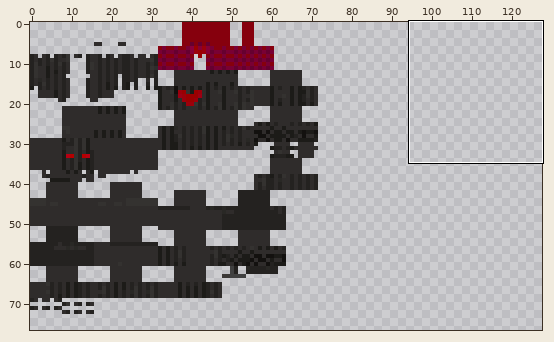
Sprite sheet: common/src/main/resources/assets/roundabout/textures/stand/walking_heart/gothic.png. The picture above shows the old version from afar; the outline marks the close-up.
Close-up. Before the edit:
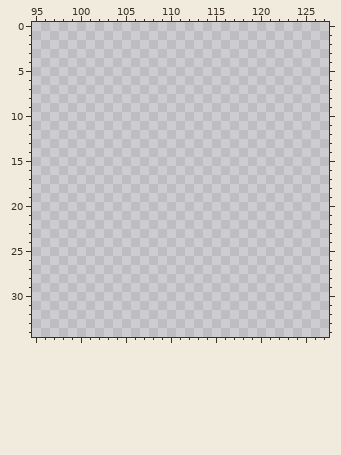
The file is 128x128 pixels. Pixels under 10% opacity are left out. Colours within 5 levels of each other are drawn and written as one. Shown: x 95..127, y 0..34. The wide view leaves out empty margins.
Palette (. is transparent): 
And afterwards:
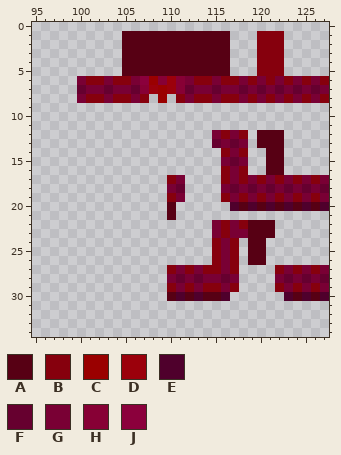
Colours new in this view: A #570014  B #86000d  C #9a0000  D #9b000b  E #4f002c  F #66002f  G #790034  H #870035  J #8b003c
Difference:
The author put colour A in rows 1 to 5 at x 105 to 116; in rows 12 to 13 at x 120 to 122; in rows 14 to 16 at x 121 to 122; in row 20 at x 110, 118, 120, 122, 124 and 126; in row 21 at x 110; in rows 22 to 23 at x 119 to 121.
The author put colour A in rows 24 to 26 at x 119 to 120; in row 30 at x 110, 112, 114 to 115, 124 and 126.
The author put colour B in rows 1 to 5 at x 120 to 122; in row 6 at x 101 to 102, 104 to 105, 113 to 114, 116 to 117, 119, 121, 123, 125 and 127; in row 8 at x 101 to 102, 104 to 105, 107, 111, 113 to 114, 116 to 117, 119, 121, 123, 125 and 127; in row 12 at x 116 and 118; in row 14 at x 116 and 118; in row 16 at x 116 and 118.
The author put colour B in row 17 at x 110, 116, 118, 120, 122, 124 and 126; in row 19 at x 110, 116, 118, 120, 122, 124 and 126; in row 22 at x 116 and 118; in row 23 at x 116; in rows 24 to 26 at x 115 and 117; in row 27 at x 110, 112, 114 to 115, 117, 122, 124 and 126.
The author put colour B in row 29 at x 110, 112, 114 to 115, 117, 122, 124 and 126.
The author put colour C in row 6 at x 108; in rows 7 to 8 at x 109.
The author put colour D in row 6 at x 110; in row 7 at x 108 and 110.
The author put colour E in row 20 at x 117, 119, 121, 123, 125 and 127; in row 30 at x 111, 113, 116, 123, 125 and 127.
The author put colour F in row 7 at x 100, 103, 106, 112, 115, 118, 120, 122, 124 and 126; in row 13 at x 115 and 117; in row 15 at x 117; in row 18 at x 111, 117, 119, 121, 123, 125 and 127; in row 28 at x 111, 113, 116, 123, 125 and 127.
The author put colour G in row 6 at x 100, 103, 106, 112, 115, 118, 120, 122, 124 and 126; in row 7 at x 101 to 102, 104 to 105, 113 to 114, 116 to 117, 119, 121, 123, 125 and 127; in row 8 at x 100, 103, 106, 112, 115, 118, 120, 122, 124 and 126; in row 12 at x 115 and 117; in row 13 at x 116 and 118; in row 14 at x 117.
The author put colour G in row 15 at x 116 and 118; in row 16 at x 117; in row 17 at x 111, 117, 119, 121, 123, 125 and 127; in row 18 at x 110, 116, 118, 120, 122, 124 and 126; in row 19 at x 111, 117, 119, 121, 123, 125 and 127; in row 22 at x 115 and 117.
The author put colour G in row 23 at x 115 and 117 to 118; in rows 24 to 26 at x 116; in row 27 at x 111, 113, 116, 123, 125 and 127; in row 28 at x 110, 112, 114 to 115, 117, 122, 124 and 126; in row 29 at x 111, 113, 116, 123, 125 and 127.
The author put colour H in row 6 at x 109 and 111; in row 7 at x 107 and 111.
The author put colour J in row 6 at x 107.
